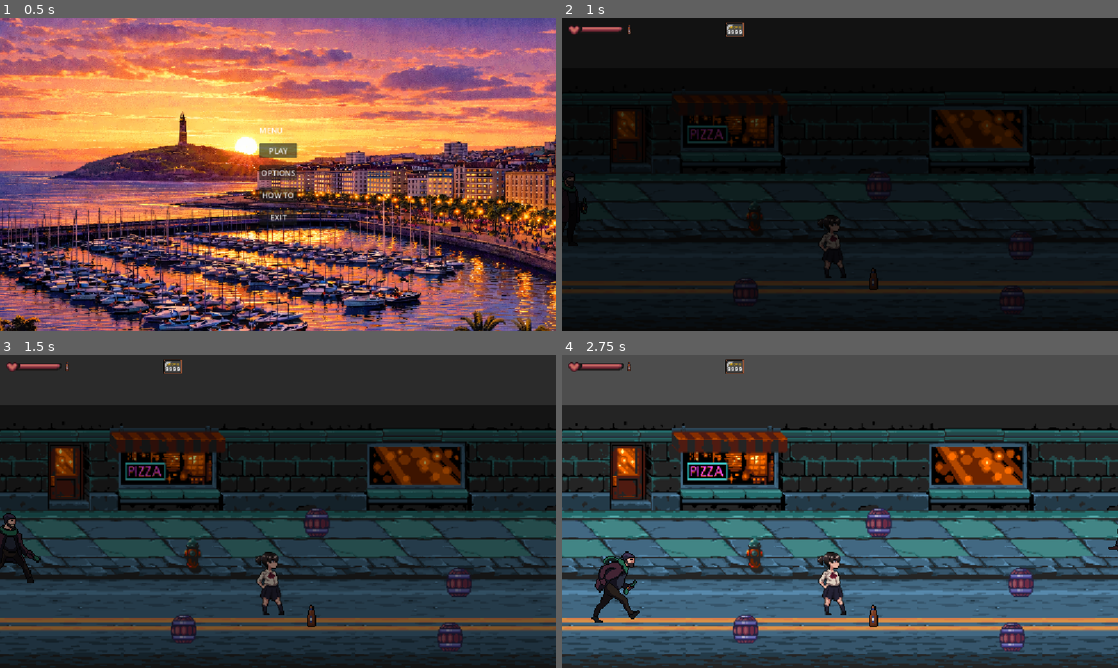
Above: before the commit, frames 1-4 (two rows, left to right).
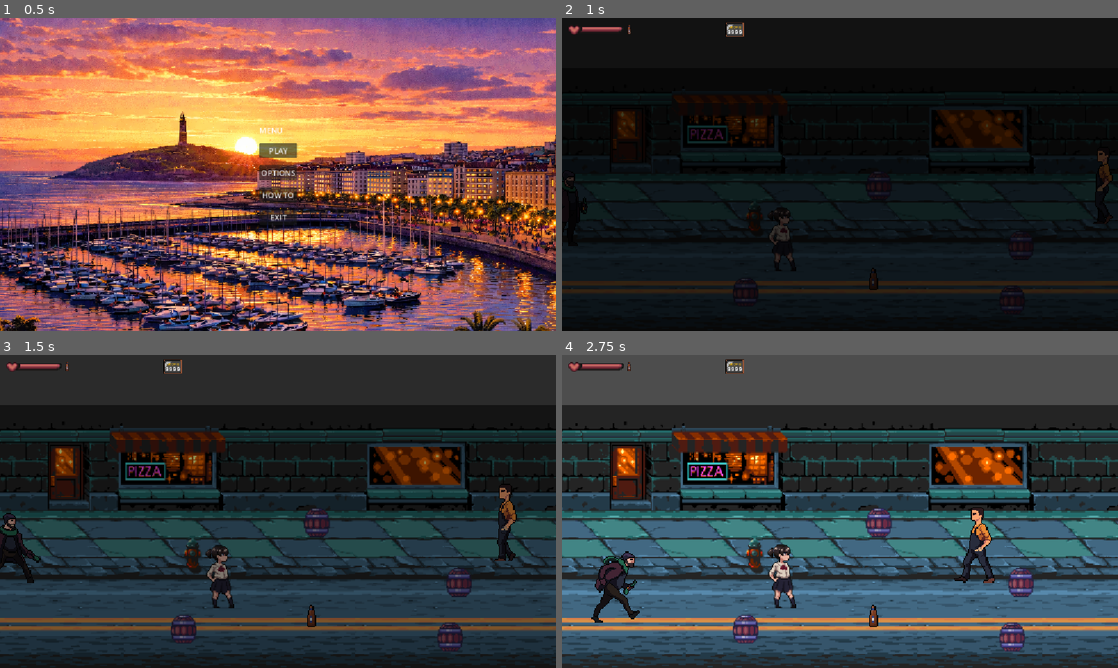
Above: after the commit, the same moments.

Repository: PedroDuarte49/Ferrol-Godot
Game: Godot game, scene res://scenes/main_menu.tscn
Same seed, same stepped clock (60 frames per second), same inputs: the game is played once before the commit and once after it. Sound files missing from this copy of the repository are replaced by a short silence.
Inputs:
- Up to frame 1 (0.5 s): no input
- Up to frame 2 (1 s): click "PLAY" at 0.5 s
- Up to frame 3 (1.5 s): hold Right (right) from 1.28 s (still down); tap Z (attack) at 1.35 s
- Up to frame 4 (2.75 s): release Right (right) at 2.03 s; hold Down (down) from 2.03 s (still down); tap Z (attack) at 2.1 s

Frame 1 is identical in both runs. In frame 2, 0.8% of the frame differs, in the area x 37-100%, y 42-84%; in frame 3, 1.6%; in frame 4, 1.9%, in the area x 36-100%, y 48-84%.
Error before the commit: Attempt to call function 'stop' in base 'null instance' on a null instance. (res://scripts/colegiala.gd:21)

Commit message:
arreglos en colegiala,y enemigo fuerte al modificar al enemigo base de lque heredaban se generaban bugs

Diff:
--- a/ferrol-el-juego/scenes/colegiala.tscn
+++ b/ferrol-el-juego/scenes/colegiala.tscn
@@ -8,6 +8,7 @@
 [ext_resource type="Texture2D" uid="uid://c42dljr28taej" path="res://assets/Girl_2/Protection.png" id="6_gqnfn"]
 [ext_resource type="AudioStream" uid="uid://cxrslgkf8qbku" path="res://assets/Sonidos y Musica/Sonidos y Musica/grito mujer muriendo.mp3" id="7_lehrx"]
 [ext_resource type="AudioStream" uid="uid://dmgpb3fcvui7n" path="res://assets/Sonidos y Musica/Sonidos y Musica/movimiento.mp3" id="8_1fqu1"]
+[ext_resource type="AudioStream" uid="uid://cam4elm1rk5l2" path="res://assets/Sonidos y Musica/Sonidos y Musica/attack.mp3" id="9_rmmw2"]
 
 [sub_resource type="AtlasTexture" id="AtlasTexture_2kw33"]
 atlas = ExtResource("2_2q8gv")
@@ -317,6 +318,7 @@
 scale = Vector2(0.8, 0.8)
 sprite_frames = SubResource("SpriteFrames_jo5o4")
 animation = &"idle"
+frame_progress = 0.15166427
 
 [node name="enemy_avoid_area" type="Area2D" parent="flipper"]
 position = Vector2(-1, 1)
@@ -355,14 +357,19 @@
 shape = SubResource("CapsuleShape2D_t8frn")
 debug_color = Color(0.8043963, 0.31351542, 0.70246893, 0.41960785)
 
-[node name="SonidoMuerte" type="AudioStreamPlayer2D" parent="."]
+[node name="Muerte" type="AudioStreamPlayer2D" parent="."]
 stream = ExtResource("7_lehrx")
 max_polyphony = 10
 bus = &"Efectos"
 
-[node name="Pasos" type="AudioStreamPlayer2D" parent="."]
+[node name="Movimiento" type="AudioStreamPlayer2D" parent="."]
 stream = ExtResource("8_1fqu1")
 max_polyphony = 10
 bus = &"Efectos"
 
+[node name="Golpe" type="AudioStreamPlayer2D" parent="."]
+stream = ExtResource("9_rmmw2")
+volume_db = -15.146
+bus = &"Efectos"
+
 [connection signal="area_entered" from="flipper/attack_hitbox" to="." method="_on_attack_hitbox_area_entered"]
--- a/ferrol-el-juego/scenes/enemigo_fuerte.tscn
+++ b/ferrol-el-juego/scenes/enemigo_fuerte.tscn
@@ -6,6 +6,9 @@
 [ext_resource type="Texture2D" uid="uid://qnor5rwix4e1" path="res://assets/City_men_1/Dead.png" id="4_8wrqv"]
 [ext_resource type="Texture2D" uid="uid://bxvcymvu2gu2w" path="res://assets/City_men_1/Hurt.png" id="5_ri7ry"]
 [ext_resource type="Texture2D" uid="uid://7am68e7y7uef" path="res://assets/City_men_1/Idle.png" id="6_q3xtq"]
+[ext_resource type="AudioStream" uid="uid://dmgpb3fcvui7n" path="res://assets/Sonidos y Musica/Sonidos y Musica/movimiento.mp3" id="7_ri7ry"]
+[ext_resource type="AudioStream" uid="uid://cam4elm1rk5l2" path="res://assets/Sonidos y Musica/Sonidos y Musica/attack.mp3" id="8_q3xtq"]
+[ext_resource type="AudioStream" uid="uid://cqiosvfe31ioc" path="res://assets/Sonidos y Musica/Sonidos y Musica/grito enemigo muerte.mp3" id="9_iyae7"]
 
 [sub_resource type="AtlasTexture" id="AtlasTexture_iyae7"]
 atlas = ExtResource("2_hp7xw")
@@ -320,4 +323,20 @@
 shape = SubResource("CapsuleShape2D_t8frn")
 debug_color = Color(0.8043963, 0.31351542, 0.70246893, 0.41960785)
 
+[node name="Movimiento" type="AudioStreamPlayer2D" parent="."]
+stream = ExtResource("7_ri7ry")
+volume_db = -3.0
+max_polyphony = 10
+bus = &"Efectos"
+
+[node name="Golpe" type="AudioStreamPlayer2D" parent="."]
+stream = ExtResource("8_q3xtq")
+volume_db = -15.146
+bus = &"Efectos"
+
+[node name="Muerte" type="AudioStreamPlayer2D" parent="."]
+stream = ExtResource("9_iyae7")
+max_polyphony = 10
+bus = &"Efectos"
+
 [connection signal="area_entered" from="flipper/attack_hitbox" to="." method="_on_attack_hitbox_area_entered"]
--- a/ferrol-el-juego/scenes/mapa-1.tscn
+++ b/ferrol-el-juego/scenes/mapa-1.tscn
@@ -652,8 +652,8 @@
 [node name="botella_arrojable_pickup" parent="." instance=ExtResource("10_7yexa")]
 position = Vector2(281, 94)
 
-[node name="colegiala" parent="." instance=ExtResource("12_cpwvg")]
-position = Vector2(243, 42)
-
 [node name="enemigo_fuerte" parent="." instance=ExtResource("13_271fx")]
 position = Vector2(510, -28)
+
+[node name="colegiala" parent="." instance=ExtResource("12_cpwvg")]
+position = Vector2(198, 36)
--- a/ferrol-el-juego/scripts/colegiala.gd
+++ b/ferrol-el-juego/scripts/colegiala.gd
@@ -1,10 +1,6 @@
 extends Enemy
 
 var awakened = false
-
-# Referencias a los nodos de sonido
-#@onready var death_sound = $SonidoMuerte
-#@onready var walk_sound = $Pasos # Añade este nodo en tu escena
 
 func _ready():
 	super._ready()
@@ -12,17 +8,10 @@
 	speed = 120
 	attack_power = 15
 
-func _physics_process(delta):
-	# Si el enemigo está vivo y moviéndose, suena el caminar
-	if health > 0 and velocity.length() > 10:
-		if not walk_sound.playing:
-			walk_sound.play()
-	else:
-		walk_sound.stop()
 
 func state_idle(delta):
 	velocity = Vector2.ZERO
-	play_anim("idle")
+	anim.play("idle")
 	if awakened:
 		state = State.CHASE
 
@@ -31,26 +20,5 @@
 		awakened = true
 		state = State.CHASE
 
+	#super sirve para que apartir de aqui se comporte como el resto de la clase principal
 	super.take_damage(amount, from_position, attack_type)
-
-	if health <= 0:
-		reproducir_muerte()
-
-func reproducir_muerte():
-	# 1. Detenemos los pasos inmediatamente para que no se mezclen mal
-	if walk_sound.playing:
-		walk_sound.stop()
-
-	# 2. Reproducimos el sonido de muerte
-	if death_sound and not death_sound.playing:
-		death_sound.play()
-
-	# 3. Importante: Desactivamos el procesamiento para que no se mueva mientras muere
-	set_physics_process(false)
-
-	# Si tienes animación de muerte, ponla aquí
-	# play_anim("death")
-
-	# 4. Esperamos a que el sonido termine antes de borrar al enemigo
-	await death_sound.finished
-	queue_free()
--- a/ferrol-el-juego/scripts/enemigo_boina.gd
+++ b/ferrol-el-juego/scripts/enemigo_boina.gd
@@ -11,7 +11,7 @@
 
 # --- NODOS DE AUDIO ---
 # Asegúrate de que estos nodos existan en tu escena con estos nombres exactos
-@onready var walk_sound = $Movimiento
+@onready var walk_sound: AudioStreamPlayer2D = $Movimiento
 @onready var attack_sound = $Golpe
 @onready var death_sound = $Muerte
 
@@ -27,7 +27,7 @@
 var attack_timer = 0.0
 var direction = -1
 var attack_offset_x := 0.0
-
+var death_started
 const MAX_VERTICAL_DIFF := 20.0
 const MIN_X_SEPARATION := 20.0
 const ATTACK_DISTANCE_X := 20.0
@@ -139,26 +139,20 @@
 	if walk_sound.playing: walk_sound.stop()
 
 func state_dead(_delta):
+	if death_started:
+		return
+
+	death_started = true
+
 	velocity = Vector2.ZERO
 	play_anim("die")
 	attack_hitbox.monitoring = false
-	# Usamos set_deferred para evitar errores de física en Godot
 	hurtbox.set_deferred("disabled", true)
 
-	# --- AUDIO: Muerte ---
-	if not death_sound.playing and anim.frame == 0:
-		death_sound.play()
-
-	# Timer para eliminar el enemigo después de su animación
-	if not has_node("delete_timer"):
-		var t = Timer.new()
-		t.name = "delete_timer"
-		t.one_shot = true
-		t.wait_time = anim.sprite_frames.get_frame_count("die") / anim.sprite_frames.get_animation_speed("die")
-		t.connect("timeout", Callable(self, "queue_free"))
-		add_child(t)
-		t.start()
-
+	death_sound.play()
+	await death_sound.finished
+
+	queue_free()
 # ------------------- LÓGICA DE COMBATE -------------------
 
 func take_damage(amount: int, from_position: Vector2, attack_type: int):
--- a/ferrol-el-juego/scripts/enemigo_fuerte.gd
+++ b/ferrol-el-juego/scripts/enemigo_fuerte.gd
@@ -1,5 +1,6 @@
 extends Enemy
 #hereda de Enemy y sobreescibe comportamiento, stats aprovechando  ready y overiding state attack
+@onready var golpe: AudioStreamPlayer2D = $Golpe
 
 func _ready():
 	super._ready()
@@ -12,7 +13,7 @@
 func state_attack(delta):
 	play_anim("attack")
 	velocity.x = 0
-
+	golpe.play()
 	# SOLO frame 2
 	if anim.frame == 2:
 		attack_hitbox.monitoring = true
Not shown: 1 places in ferrol-el-juego/scenes/colegiala.tscn that only renumber resources
Not shown: 1 places in ferrol-el-juego/scenes/enemigo_fuerte.tscn that only renumber resources
